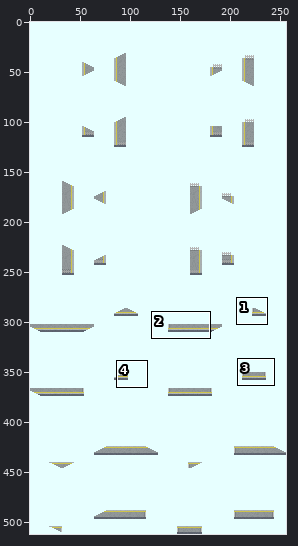
Two versions of one sprite sheet, source/YIC_platform-1_Diagonal-Side.png. Above, an overview of the earlier version with the close-up marked.
Close-up. Before the commit:
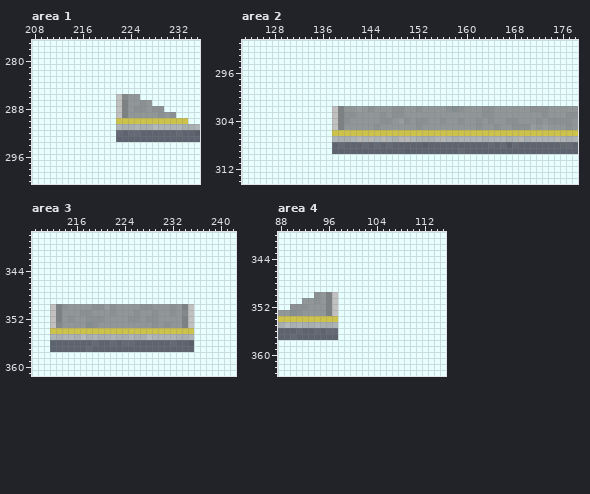
The file is 256x512 pixels. Colours within 5 levels of each other are drawn and written as one. Shown: area 1: x 208..235, y 277..300; area 2: x 123..178, y 291..314; area 3: x 209..242, y 338..361; area 4: x 88..115, y 340..363. The commit also changed other parts of the picture, which this record leaves out.
The result:
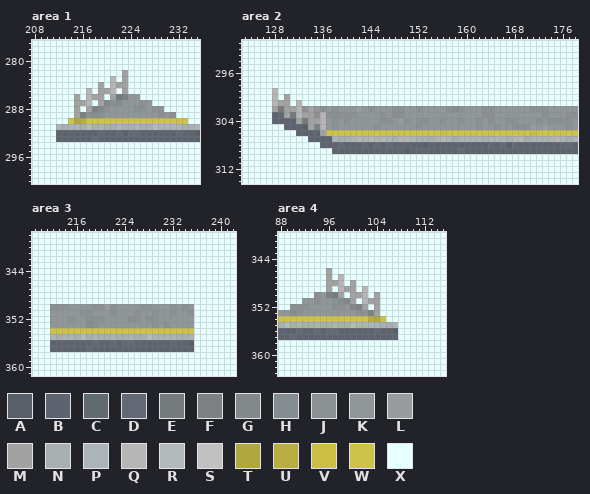
Palette (. is transparent): A #585f69  B #5e646f  C #616a6f  D #636a75  E #757a7c  F #7c8183  G #83888a  H #848e90  J #8b9193  K #919799  L #979c9e  M #a2a2a2  N #a8afb1  P #adb4b7  Q #b6b6b6  R #b3babc  S #c1c1c1  T #b0a83d  U #b9ae3f  V #cabf44  W #cec34a  X #e7ffff
What changed:
Area 1:
y 282: x 223 X -> M
y 283: x 221 X -> Q; x 223 X -> M
y 284: x 219 X -> M; x 221..223 XXX -> QMM
y 285: x 217 X -> Q; x 219..221 XXX -> MMQ; x 223 X -> M
y 286: x 215 X -> M; x 217..219 XXX -> QMM; x 221..223 XSG -> MEF
y 287: x 215..217 XXX -> MMQ; x 219..223 XXXSF -> MGJHK
y 288: x 215 X -> M; x 217..223 XXXXXSF -> MFGJKKK
y 289: x 215..223 XXXXXXXSF -> MFJHJKKKK
y 290: x 214..221 XXXXXXXX -> WTUWWWWW
y 291: x 212..221 XXXXXXXXXX -> PNPPNRNPNN
y 292: x 212..221 XXXXXXXXXX -> BBBBBBBDBB
y 293: x 212..221 XXXXXXXXXX -> BBBBBBDBBB
Area 2:
y 299: x 128 X -> Q
y 300: x 128 X -> Q; x 130 X -> M
y 301: x 128..130 XXX -> QMM; x 132 X -> Q
y 302: x 128..139 XXXXXXXXXXSF -> MEMMQJMKJKJK
y 303: x 128..139 XXXXXXXXXXSF -> BDMEQMMJQJJJ
y 304: x 128..139 XXXXXXXXXXSF -> BBBBMEMMQKJK
y 305: x 130..139 XXXXXXXXSF -> BBBAMFQKJK
y 306: x 132..137 XXXXXX -> BBBBMW; x 156 W -> V; x 171 W -> V
y 307: x 134..137 XXXX -> BBBB
y 308: x 136..137 XX -> BB
Area 3:
y 350: x 212..213 SF -> JJ; x 234..235 FS -> JK
y 351: x 212..213 SF -> KK; x 234..235 GS -> KJ
y 352: x 212..213 SF -> KK; x 234..235 FS -> KK
y 353: x 212..213 SG -> KK; x 234..235 FS -> KK
Area 4:
y 346: x 96 X -> M
y 347: x 96 X -> M; x 98 X -> Q
y 348: x 96..98 XXX -> MMQ; x 100 X -> M
y 349: x 96 X -> M; x 98..100 XXX -> QMM; x 102 X -> Q
y 350: x 97..98 SX -> EM; x 100..102 XXX -> MMQ; x 104 X -> M
y 351: x 96..100 FSXXX -> KJHGM; x 102..104 XXX -> QMM
y 352: x 96..102 FSXXXXX -> KJJKGFM; x 104 X -> M
y 353: x 96..104 FSXXXXXXX -> KKKKKJJFM
y 354: x 98..105 XXXXXXXX -> WWWWWUTW
y 355: x 98..107 XXXXXXXXXX -> NNRPPPPNNP
y 356: x 98..107 XXXXXXXXXX -> BBBBBBDBBA
y 357: x 98..107 XXXXXXXXXX -> BBBBBBBBBB
Changed places in both close-ups, as pixel boxes (x1, y1, x2, y2):
changed: (56, 70, 128, 142)
changed: (272, 88, 344, 148)
changed: (440, 130, 446, 136)
changed: (530, 130, 536, 136)
changed: (50, 304, 62, 328)
changed: (182, 304, 194, 328)
changed: (326, 268, 398, 340)
